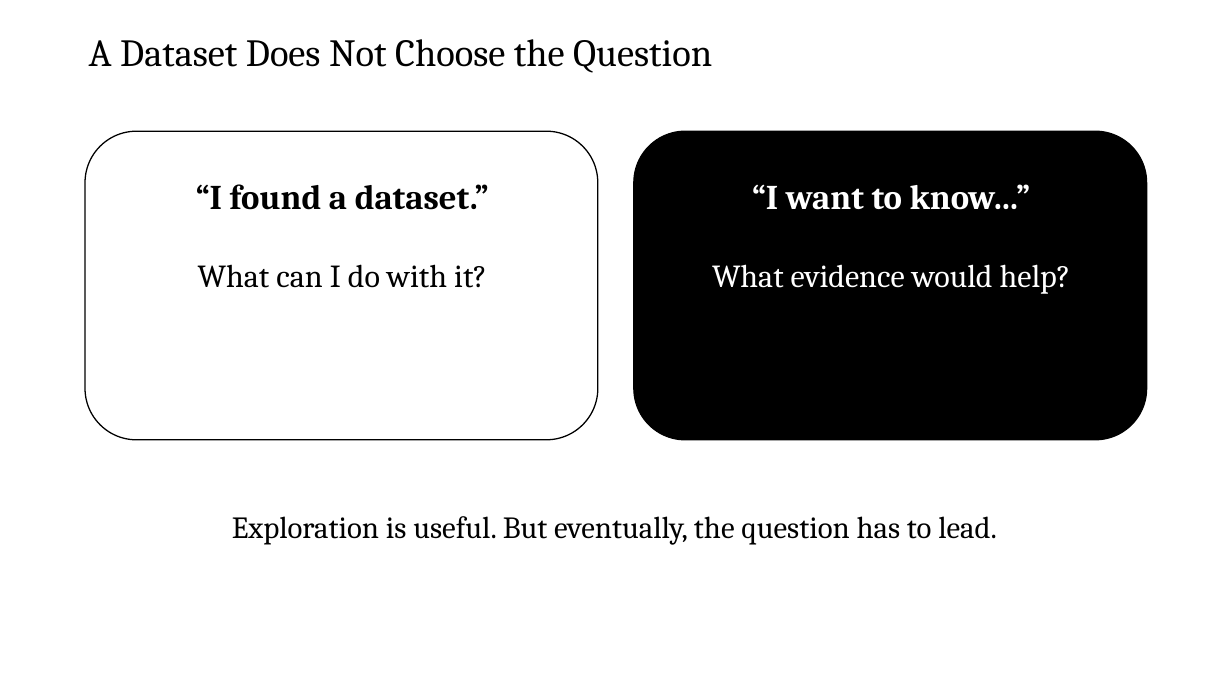
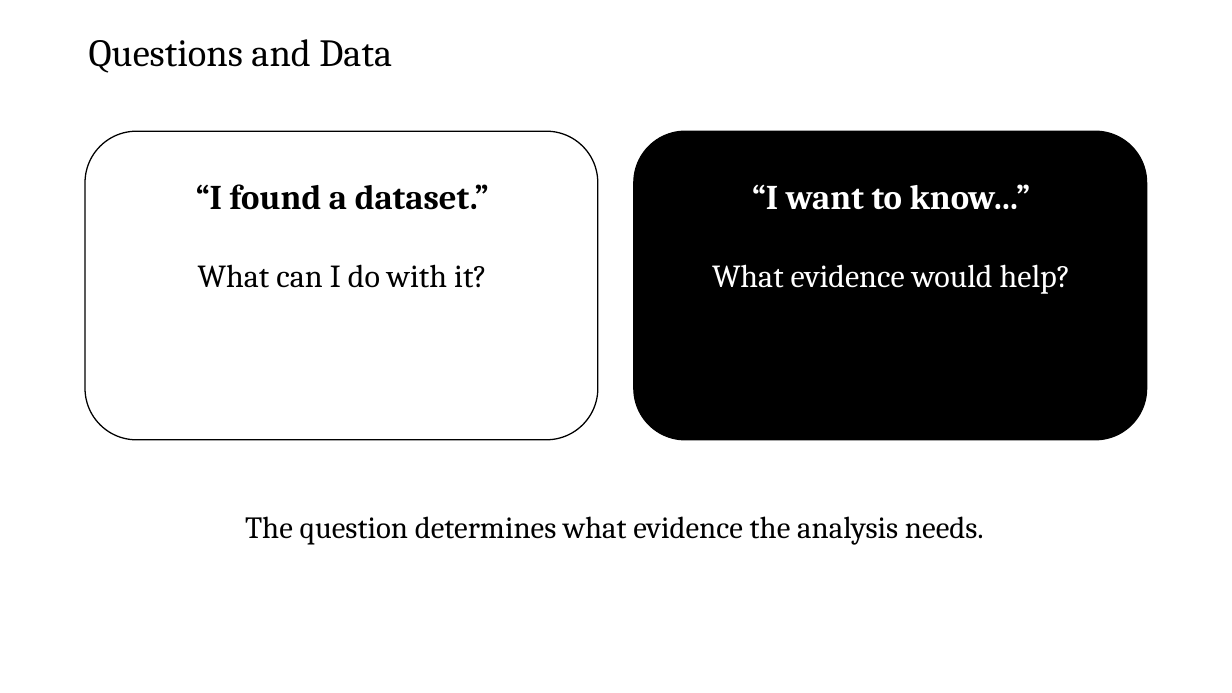
Before and after one commit to zjelveh/zjelveh.github.io, a slide deck: slide 5 of files/ccjs418e_fall2026/lecture_1.pptx (slide 6 before the commit). Drawn at 1232x693 pixels with LibreOffice and Linux fonts; fonts in the diff are those of the drawing. Boxes give left, top, right and bottom in pixels: in the first picture for what was removed or moved away, otherwise in the second. Text is boxed around its words. In the diff, an @@ line names an element or a change of style, - is before the commit and + after.

```diff
--- a/files/ccjs418e_fall2026/lecture_1.pptx
+++ b/files/ccjs418e_fall2026/lecture_1.pptx
@@ text at bbox=[89, 39, 392, 73]: text changed @@
-A Dataset Does Not Choose the Question
+Questions and Data
@@ text at bbox=[245, 516, 984, 545]: text changed @@
-Exploration is useful. But eventually, the question has to lead.
+The question determines what evidence the analysis needs.
```
Also in this commit, not shown: 14 other slides changed, 2 slides removed.
